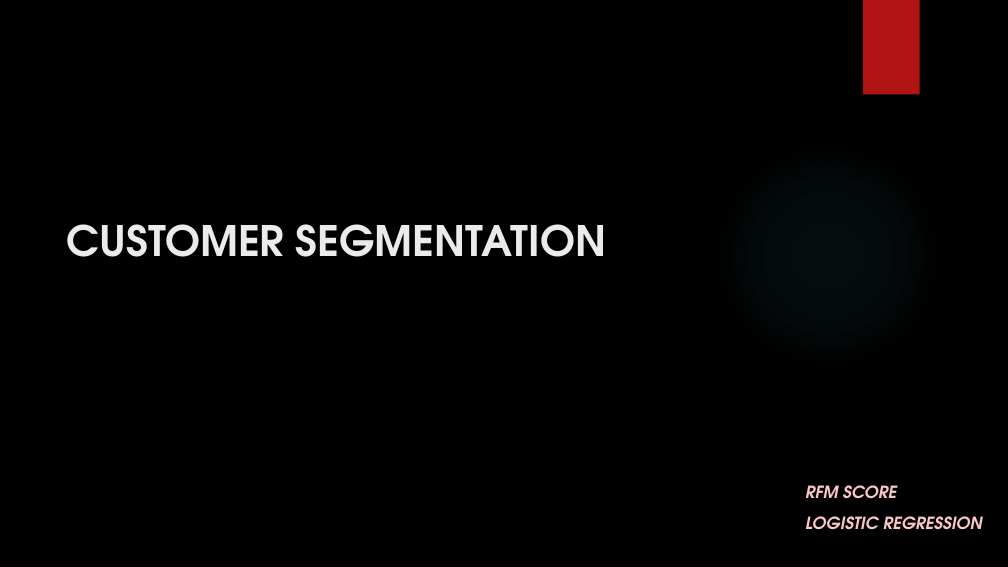
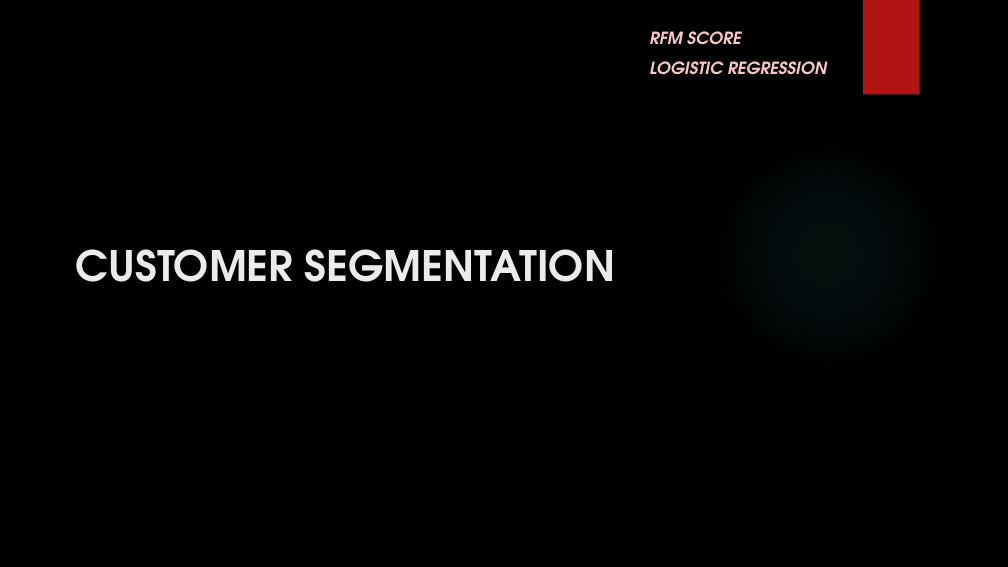
Before and after one commit to madhuhasa/digital-alpha, a slide deck: slide 12 of project/DIGITAL MARKETING.pptx. Drawn at 1008x567 pixels with LibreOffice and Linux fonts; fonts in the diff are those of the drawing; background and template pictures are left out. Boxes give left, top, right and bottom in pixels: in the first picture for what was removed or moved away, otherwise in the second. Text is boxed around its words. In the diff, an @@ line names an element or a change of style, - is before the commit and + after.

```diff
--- a/project/DIGITAL MARKETING.pptx
+++ b/project/DIGITAL MARKETING.pptx
@@ text "RFM SCORE" moved from (x1=805, y1=485, x2=982, y2=530) to (x1=650, y1=31, x2=827, y2=75) @@
@@ title "CUSTOMER SEGMENTATION" moved from (x1=67, y1=224, x2=606, y2=257) to (x1=76, y1=249, x2=615, y2=282) @@
```
Also in this commit, not shown: 6 other slides changed, 1 slide added, 1 slide removed.
